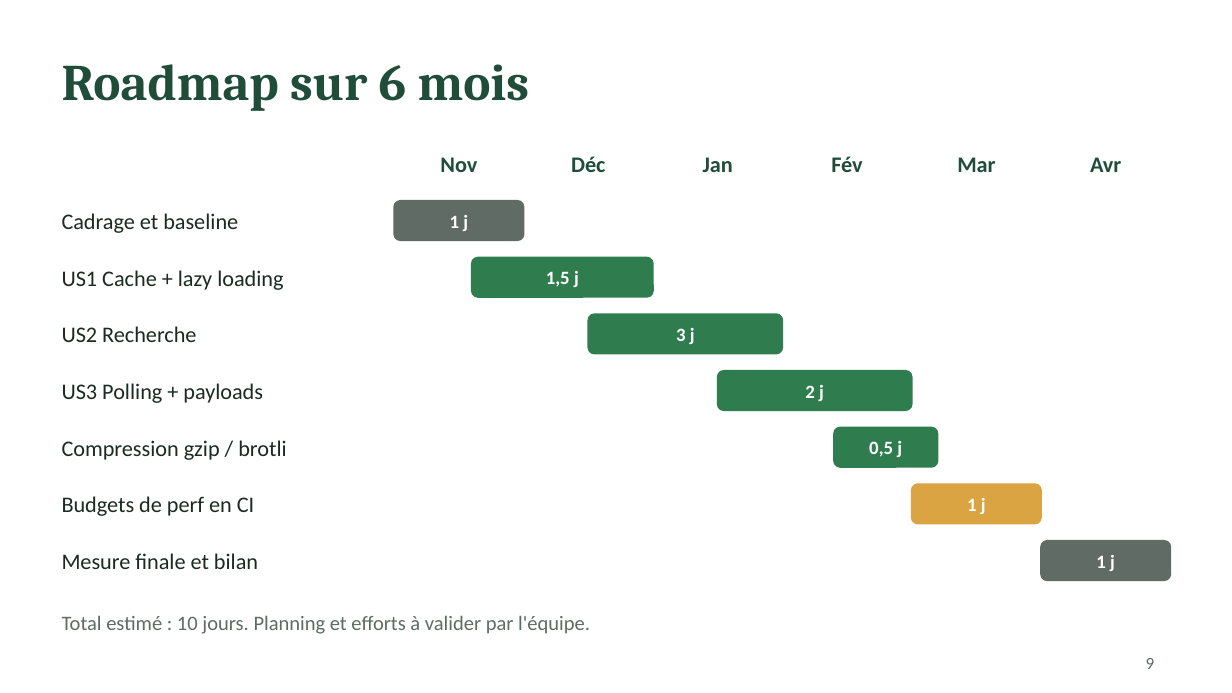
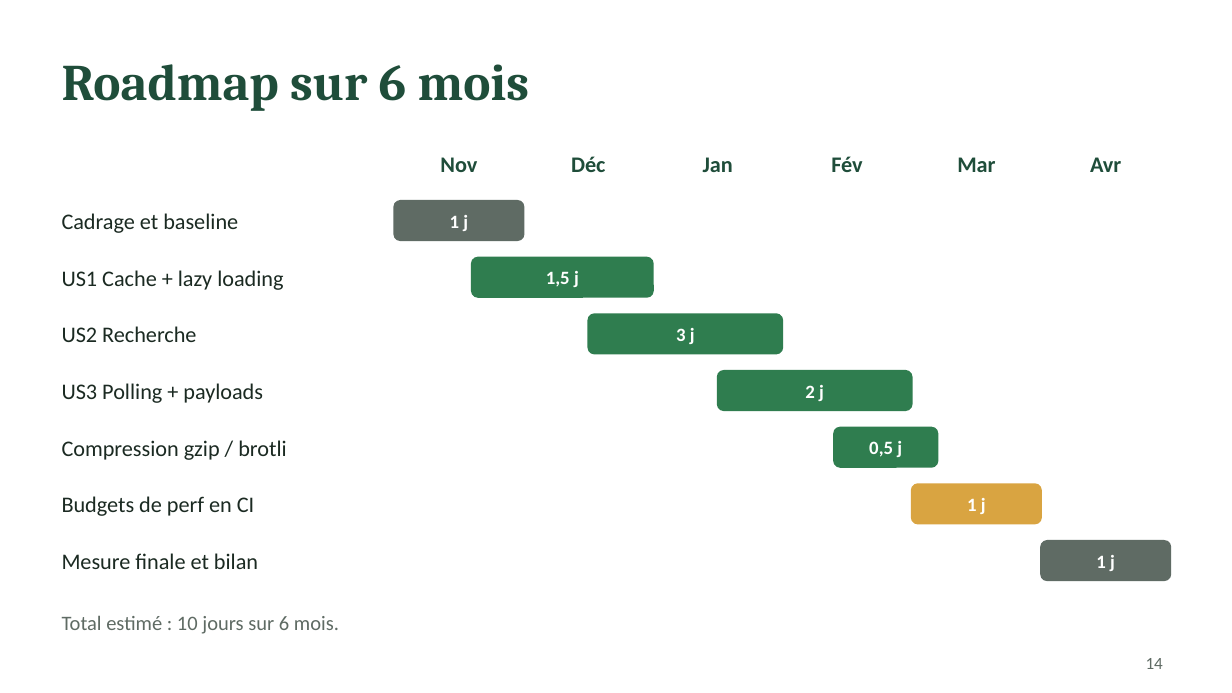
Before and after one commit to tuirz/eco-training-starter, a slide deck: slide 14 of heavy-shop/docs/plan-action-6-mois.pptx (slide 9 before the commit). Drawn at 1232x693 pixels with LibreOffice and Linux fonts; fonts in the diff are those of the drawing. Boxes give left, top, right and bottom in pixels: in the first picture for what was removed or moved away, otherwise in the second. Text is boxed around its words. In the diff, an @@ line names an element or a change of style, - is before the commit and + after.

```diff
--- a/heavy-shop/docs/plan-action-6-mois.pptx
+++ b/heavy-shop/docs/plan-action-6-mois.pptx
@@ text at <box>62,616,339,634</box>: text changed @@
-Total estimé : 10 jours. Planning et efforts à valider par l'équipe.
+Total estimé : 10 jours sur 6 mois.
@@ page number at <box>1146,658,1163,669</box>: text changed @@
-9
+14
```
Also in this commit, not shown: 2 other slides changed, 5 slides added, 1 other file.
